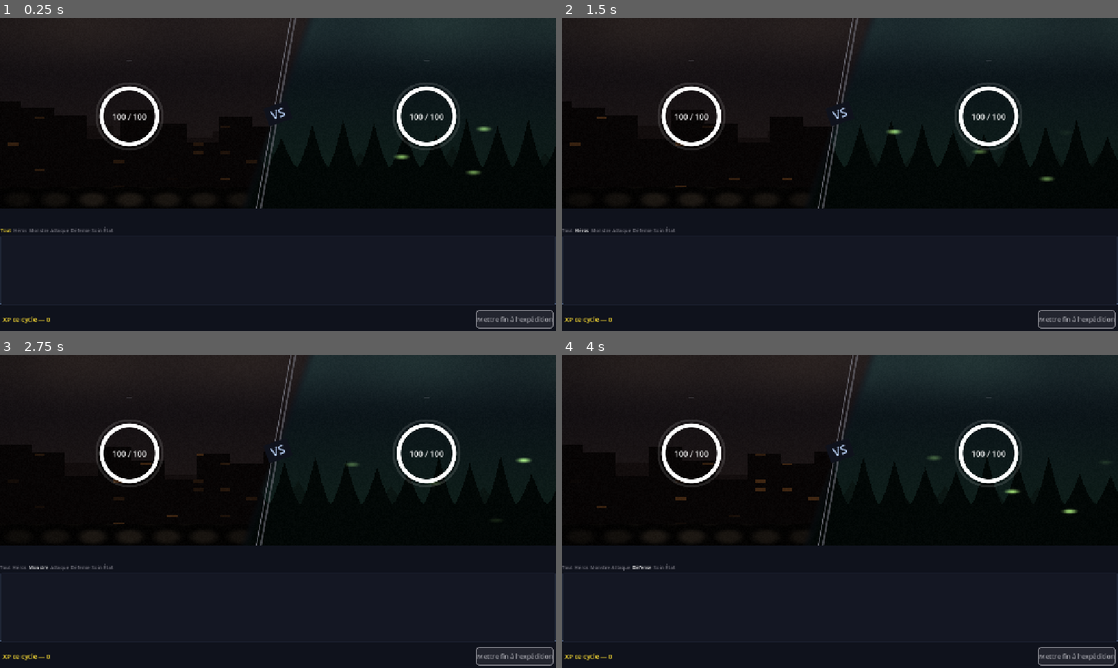
Above: before the commit, frames 1-4 (two rows, left to right).
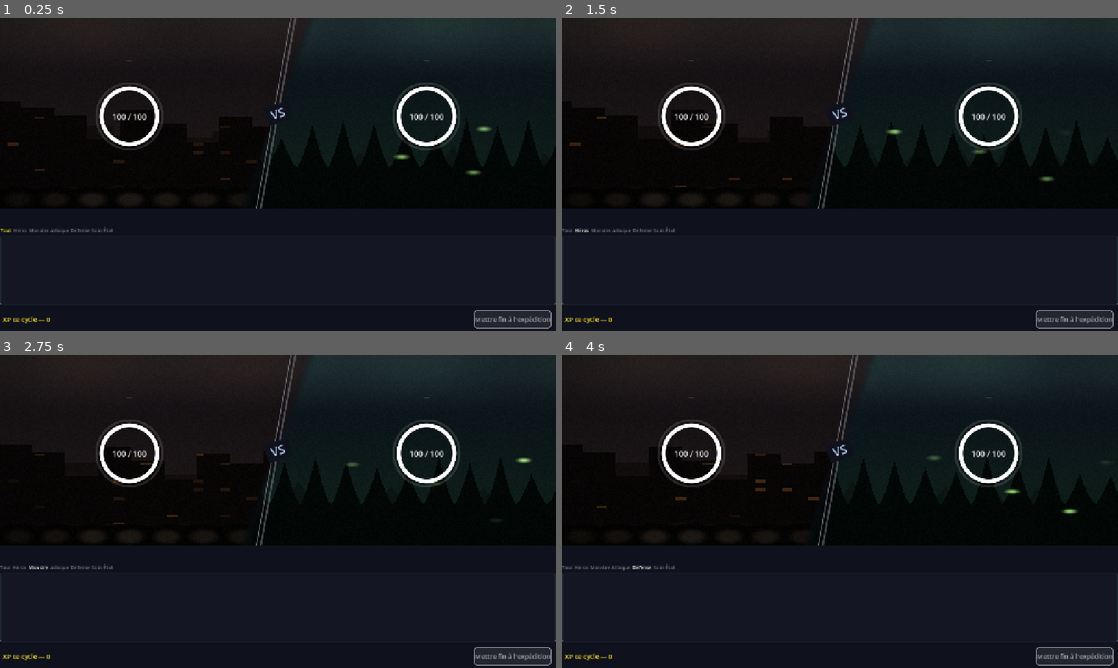
Above: after the commit, the same moments.

Repository: Rhend/Reliquary
Game: Godot game, scene res://scenes/combat/CombatScene.tscn
Two runs of this game, one before a commit and one after it. Both use one fixed random seed, a clock stepped at 60 frames per second and the inputs below. This scene is started directly instead of the project's main scene.
Inputs:
- Up to frame 1 (0.25 s): no input
- Up to frame 2 (1.5 s): click "Tout" at 0.5 s; click "Héros" at 1.25 s
- Up to frame 3 (2.75 s): click "Monstre" at 2 s
- Up to frame 4 (4 s): click "Attaque" at 2.75 s; click "Défense" at 3.5 s

The runs differ from the first frame. In frame 1, 0.2% of the frame differs, in the area x 85-100%, y 93-100%; in frame 2, 0.2%; in frame 3, 0.2%; in frame 4, 0.2%.

Commit message:
fix(ui): margin 5px gauche/droite sur bouton Mettre fin expedition

Diff:
--- a/scripts/combat/CombatScene.gd
+++ b/scripts/combat/CombatScene.gd
@@ -255,7 +255,11 @@
 	_flee_btn.add_theme_stylebox_override("normal", UIHelpers.card_style(tcolor, 0.14, 1.0, 2, 6))
 	_flee_btn.add_theme_stylebox_override("hover",  UIHelpers.card_style(tcolor, 0.30, 1.0, 2, 6))
 	_flee_btn.pressed.connect(_on_flee_pressed)
-	hbox.add_child(_flee_btn)
+	var flee_margin := MarginContainer.new()
+	flee_margin.add_theme_constant_override("margin_left", 5)
+	flee_margin.add_theme_constant_override("margin_right", 5)
+	flee_margin.add_child(_flee_btn)
+	hbox.add_child(flee_margin)
 	return m
 
 # ── Helpers UI ─────────────────────────────────────────────
